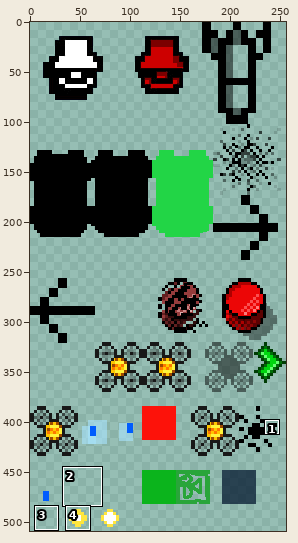
One commit to this sprite sheet: images/shared-1-sheet3.png. Above: a wide view before the commit, with the close-up outlined.
Close-up. The starting point:
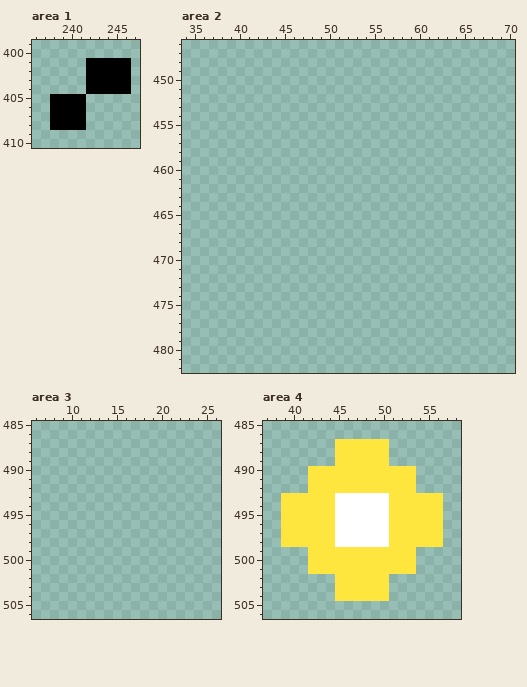
The file is 256x512 pixels. Pixels under 10% opacity are left out. Colours within 5 levels of each other are drawn and written as one. Shown: area 1: x 236..247, y 399..410; area 2: x 34..70, y 446..482; area 3: x 6..26, y 485..506; area 4: x 37..58, y 485..506. The wide view leaves out empty margins. The commit also changed other parts of the picture, which this record leaves out.
After:
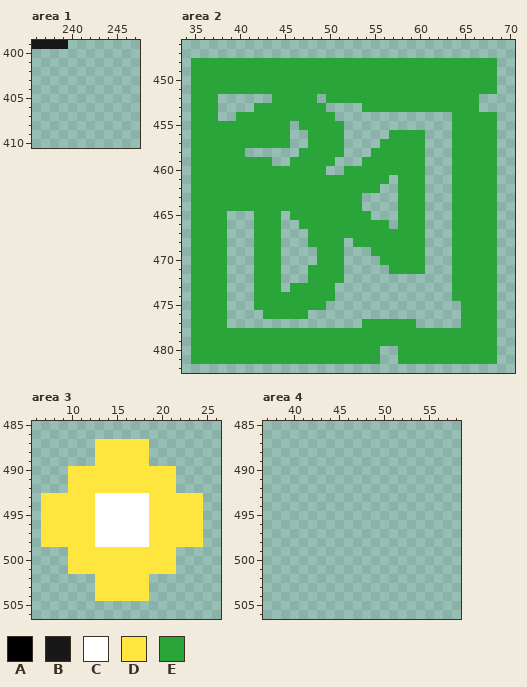
Palette (. is transparent): A #000000  B #181818  C #ffffff  D #ffe63e  E #29a53a
Changes in this commit:
--- area 1
@@ x 236..247 @@
-399 ............
+399 BBBB........
 400 ............
-401 ......AAAAA.
-402 ......AAAAA.
-403 ......AAAAA.
-404 ......AAAAA.
-405 ..AAAA......
-406 ..AAAA......
-407 ..AAAA......
-408 ..AAAA......
+401 ............
+402 ............
+403 ............
+404 ............
+405 ............
+406 ............
+407 ............
+408 ............
 409 ............
--- area 2
@@ x 34..70 @@
 447 .....................................
-448 .....................................
-449 .....................................
-450 .....................................
-451 .....................................
-452 .....................................
-453 .....................................
-454 .....................................
-455 .....................................
-456 .....................................
-457 .....................................
-458 .....................................
-459 .....................................
-460 .....................................
-461 .....................................
-462 .....................................
-463 .....................................
-464 .....................................
-465 .....................................
-466 .....................................
-467 .....................................
-468 .....................................
-469 .....................................
-470 .....................................
-471 .....................................
-472 .....................................
-473 .....................................
-474 .....................................
-475 .....................................
-476 .....................................
-477 .....................................
-478 .....................................
-479 .....................................
-480 .....................................
-481 .....................................
+448 .EEEEEEEEEEEEEEEEEEEEEEEEEEEEEEEEEE..
+449 .EEEEEEEEEEEEEEEEEEEEEEEEEEEEEEEEEE..
+450 .EEEEEEEEEEEEEEEEEEEEEEEEEEEEEEEEEE..
+451 .EEEEEEEEEEEEEEEEEEEEEEEEEEEEEEEEEE..
+452 .EEE......EEEEE.EEEEEEEEEEEEEEEEE....
+453 .EEE....EEEEEEEE....EEEEEEEEEEEEE....
+454 .EEE..EEEEEEEEEEE.............EEEEE..
+455 .EEEEEEEEEEE.EEEEE............EEEEE..
+456 .EEEEEEEEEEE..EEEE.....EEEE...EEEEE..
+457 .EEEEEEEEEEE..EEEE....EEEEE...EEEEE..
+458 .EEEEEE......EEEEE...EEEEEE...EEEEE..
+459 .EEEEEEEEE..EEEEE...EEEEEEE...EEEEE..
+460 .EEEEEEEEEEEEEEE..EEEEEEEEE...EEEEE..
+461 .EEEEEEEEEEEEEEEEEEEEEE.EEE...EEEEE..
+462 .EEEEEEEEEEEEEEEEEEEEE..EEE...EEEEE..
+463 .EEEEEEEEEEEEEEEEEEE....EEE...EEEEE..
+464 .EEEEEEEEEEEEEEEEEEE....EEE...EEEEE..
+465 .EEEE...EEE.EEEEEEEEE...EEE...EEEEE..
+466 .EEEE...EEE..EEEEEEEEEE.EEE...EEEEE..
+467 .EEEE...EEE...EEEEEEEEEEEEE...EEEEE..
+468 .EEEE...EEE...EEEE.EEEEEEEE...EEEEE..
+469 .EEEE...EEE....EEE...EEEEEE...EEEEE..
+470 .EEEE...EEE....EEE....EEEEE...EEEEE..
+471 .EEEE...EEE...EEEE.....EEEE...EEEEE..
+472 .EEEE...EEE...EEEE............EEEEE..
+473 .EEEE...EEE.EEEEE.............EEEEE..
+474 .EEEE...EEEEEEEEE.............EEEEE..
+475 .EEEE...EEEEEEEE...............EEEE..
+476 .EEEE....EEEEE.................EEEE..
+477 .EEEE...............EEEEEE.....EEEE..
+478 .EEEEEEEEEEEEEEEEEEEEEEEEEEEEEEEEEE..
+479 .EEEEEEEEEEEEEEEEEEEEEEEEEEEEEEEEEE..
+480 .EEEEEEEEEEEEEEEEEEEEE..EEEEEEEEEEE..
+481 .EEEEEEEEEEEEEEEEEEEEE..EEEEEEEEEEE..
 482 .....................................
--- area 3
@@ x 6..26 @@
 486 .....................
-487 .....................
-488 .....................
-489 .....................
-490 .....................
-491 .....................
-492 .....................
-493 .....................
-494 .....................
-495 .....................
-496 .....................
-497 .....................
-498 .....................
-499 .....................
-500 .....................
-501 .....................
-502 .....................
-503 .....................
-504 .....................
+487 .......DDDDDD........
+488 .......DDDDDD........
+489 .......DDDDDD........
+490 ....DDDDDDDDDDDD.....
+491 ....DDDDDDDDDDDD.....
+492 ....DDDDDDDDDDDD.....
+493 .DDDDDDCCCCCCDDDDDD..
+494 .DDDDDDCCCCCCDDDDDD..
+495 .DDDDDDCCCCCCDDDDDD..
+496 .DDDDDDCCCCCCDDDDDD..
+497 .DDDDDDCCCCCCDDDDDD..
+498 .DDDDDDCCCCCCDDDDDD..
+499 ....DDDDDDDDDDDD.....
+500 ....DDDDDDDDDDDD.....
+501 ....DDDDDDDDDDDD.....
+502 .......DDDDDD........
+503 .......DDDDDD........
+504 .......DDDDDD........
 505 .....................
--- area 4
@@ x 37..58 @@
 486 ......................
-487 ........DDDDDD........
-488 ........DDDDDD........
-489 ........DDDDDD........
-490 .....DDDDDDDDDDDD.....
-491 .....DDDDDDDDDDDD.....
-492 .....DDDDDDDDDDDD.....
-493 ..DDDDDDCCCCCCDDDDDD..
-494 ..DDDDDDCCCCCCDDDDDD..
-495 ..DDDDDDCCCCCCDDDDDD..
-496 ..DDDDDDCCCCCCDDDDDD..
-497 ..DDDDDDCCCCCCDDDDDD..
-498 ..DDDDDDCCCCCCDDDDDD..
-499 .....DDDDDDDDDDDD.....
-500 .....DDDDDDDDDDDD.....
-501 .....DDDDDDDDDDDD.....
-502 ........DDDDDD........
-503 ........DDDDDD........
-504 ........DDDDDD........
+487 ......................
+488 ......................
+489 ......................
+490 ......................
+491 ......................
+492 ......................
+493 ......................
+494 ......................
+495 ......................
+496 ......................
+497 ......................
+498 ......................
+499 ......................
+500 ......................
+501 ......................
+502 ......................
+503 ......................
+504 ......................
 505 ......................
Pixel boxes of the changes (left, top, right, bottom) in both close-ups:
changed: (32, 40, 131, 130)
added: (191, 58, 497, 364)
added: (41, 439, 203, 601)
erased: (281, 439, 443, 601)
